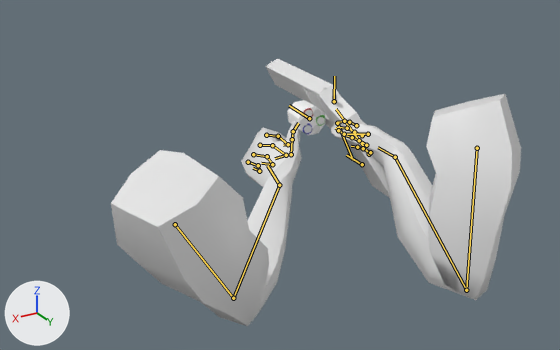
Renders of the glTF model Assets/Blender/Arms.glb from each side of a commit.
Both versions are drawn from a 50 mm camera at (1.082, 1.202, 0.621) aimed at (-0.147, -0.845, -0.403). The axes (+X, +Y, +Z) are drawn at lower left. The lights are the same throughout. The picture after the commit comes second. Both versions are drawn at frame 5 of the action 'RevolverRigReloadEndOpenCylinderInsertFirstBullet'; the numbers are the values there. The bones that change, and the others that lie on the model, are drawn over the model as lines.

In view in the first picture: 'armMesh', 'bulletCasing2', 'bulletCasing3', 'bulletCasing4', 'bulletCasing5', 'bulletCasing6', 'bulletWithCasing1', 'revolverCylinderMesh', 'revolverHammerMesh', 'revolverMesh'.
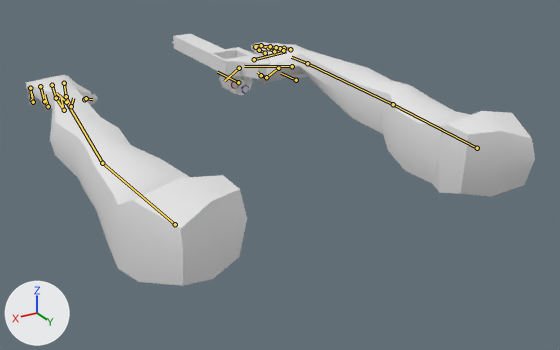
Changed parts and their boxes (x1, y1, x2, y2) in the pictures (560 x 350 px):
'armMesh', posed (24% wider)
    before: (111, 94, 521, 326)
    after: (26, 42, 535, 286)
'revolverMesh', posed (8% wider, 67% shorter)
    before: (265, 58, 390, 198)
    after: (172, 34, 307, 79)
'revolverCylinderMesh', posed
    before: (288, 100, 325, 135)
    after: (219, 73, 253, 95)
'bulletCasing3', posed
    before: (317, 117, 325, 125)
    after: (246, 79, 252, 86)
'bulletCasing4', posed (11% narrower, 11% shorter)
    before: (312, 125, 320, 133)
    after: (242, 86, 249, 93)
'bulletCasing5', posed
    before: (304, 125, 312, 133)
    after: (236, 87, 242, 94)
'revolverHammerMesh', posed
    before: (332, 94, 337, 104)
    after: (235, 67, 241, 74)
'bulletCasing2', posed
    before: (313, 109, 321, 117)
    after: (242, 76, 248, 80)
'bulletCasing6', posed (not visible afterwards)
    before: (300, 118, 308, 126)
'bulletWithCasing1', posed (not visible afterwards)
    before: (305, 110, 313, 118)
'bulletCasing1', posed (not visible before)
    after: (235, 76, 242, 81)
bone 'bicep.l', root to tip
    before: (175, 224) to (233, 298)
    after: (175, 224) to (102, 163)
bone 'forearm.l', root to tip
    before: (233, 298) to (279, 185)
    after: (102, 163) to (66, 102)
bone 'palm.l', root to tip
    before: (279, 185) to (267, 165)
    after: (66, 102) to (56, 93)
bone 'bicep.r', root to tip
    before: (477, 148) to (466, 290)
    after: (477, 148) to (393, 104)
bone 'forearm.r', root to tip
    before: (466, 290) to (395, 157)
    after: (393, 104) to (307, 63)
bone 'palm.r', root to tip
    before: (395, 157) to (378, 147)
    after: (307, 63) to (291, 57)

The edits, one by one:
Bone 'bicep.l' (bone_bicep_l) turns from (-82, -38, 12) to (0, 0, 0) degrees about its own x, y and z.
Bone 'forearm.l' (bone_forearm_l) turns from (22, 12, -57) to (0, 0, 0) degrees about its own x, y and z.
Bone 'palm.l' (bone_palm_l) turns from (41, 17, 23) to (0, 0, 0) degrees about its own x, y and z.
Bone 'bicep.r' (bone_bicep_r) turns from (-110, -1, -45) to (0, 0, 0) degrees about its own x, y and z.
Bone 'forearm.r' (bone_forearm_r) turns from (22, -38, 121) to (0, 0, 0) degrees about its own x, y and z.
Bone 'palm.r' (bone_palm_r) turns from (16, -20, -47) to (0, 0, 0) degrees about its own x, y and z.
